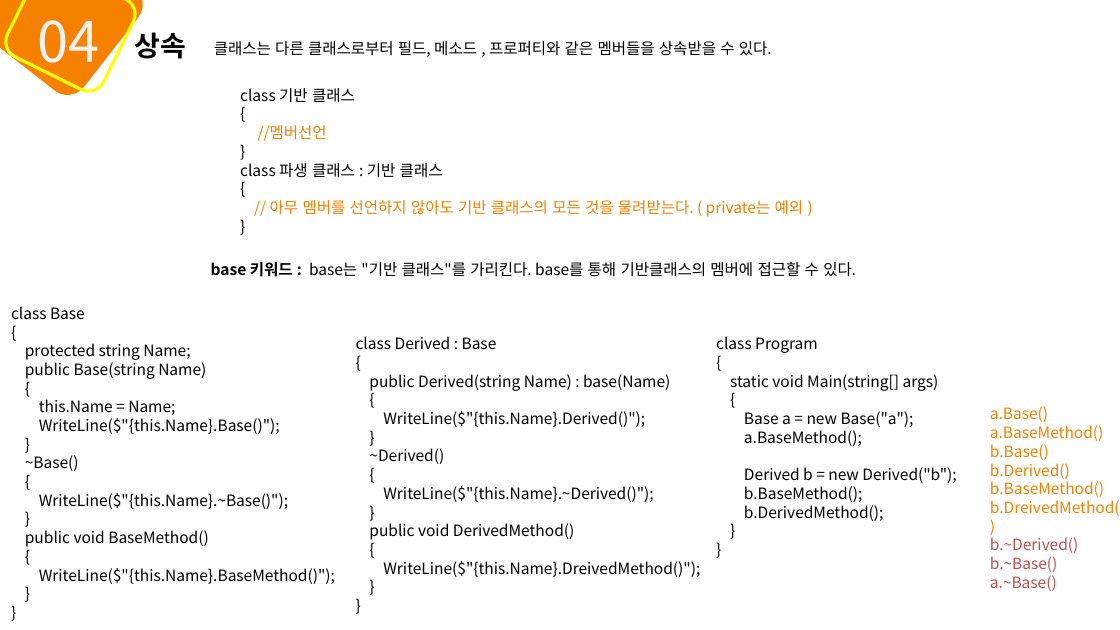
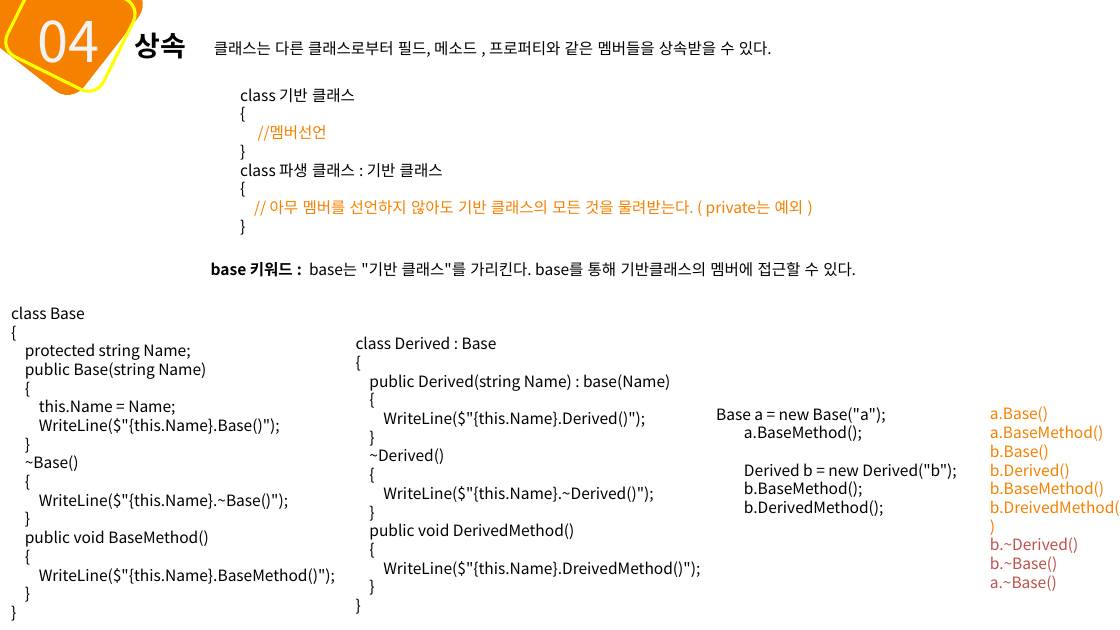
Before and after one commit to mins1119/C-, a slide deck: slide 42 of 2주차.pptx. Drawn at 1120x630 pixels with LibreOffice and Linux fonts; fonts in the diff are those of the drawing. Boxes give left, top, right and bottom in pixels: in the first picture for what was removed or moved away, otherwise in the second. Text is boxed around its words. In the diff, an @@ line names an element or a change of style, - is before the commit and + after.

```diff
--- a/2주차.pptx
+++ b/2주차.pptx
@@ text at (x1=716, y1=336, x2=939, y2=391): paragraphs removed @@
-class Program
-{
-static void Main(string[] args)
-{
@@ text at (x1=716, y1=407, x2=956, y2=516): paragraphs removed @@
-}
-}
@@ text "Base a = new Base("a");" moved from (x1=716, y1=336, x2=956, y2=521) to (x1=716, y1=407, x2=956, y2=516) @@
```
Also in this commit, not shown: 24 other slides changed.
